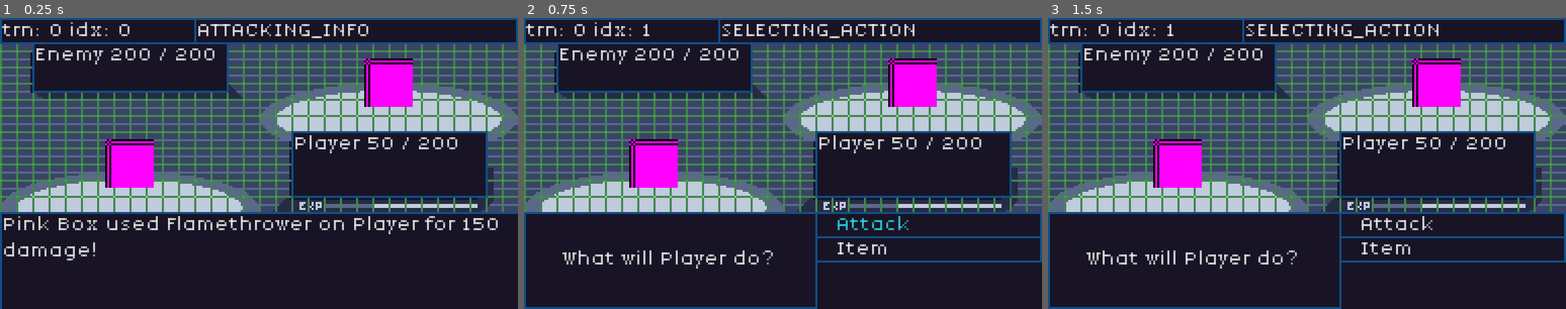
Above: before the commit, frames 1-3 (left to right).
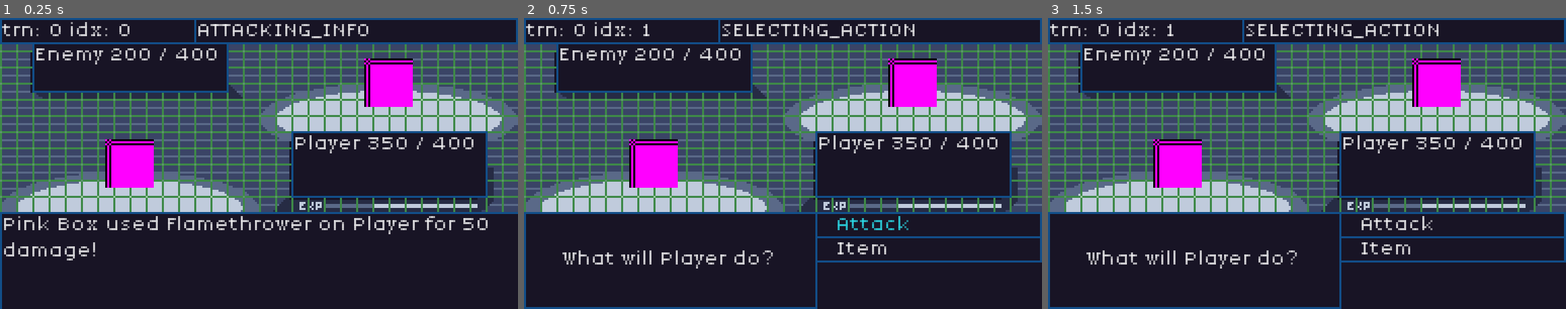
Above: after the commit, the same moments.

Repository: JakeTaussig/rpg-rougelike
Game: Godot game, scene res://scenes/battle.tscn
Two runs of this game, one before a commit and one after it. Both use one fixed random seed, a clock stepped at 60 frames per second and the inputs below.
Inputs:
- Up to frame 1 (0.25 s): no input
- Up to frame 2 (0.75 s): click "Continue" at 0.5 s
- Up to frame 3 (1.5 s): click "Continue" at 1.25 s

The runs differ from the first frame. In frame 1, 0.6% of the frame differs, in the area x 33-97%, y 10-73%; in frame 2, 0.5%; in frame 3, 0.5%.

Commit message:
Refactored state machine (#15)
* Refactored state machine

* Removed unnecessary code

* removed comments

* made status effect text more accurate

Diff:
--- a/scenes/battle.tscn
+++ b/scenes/battle.tscn
@@ -18,7 +18,6 @@
 
 [node name="PlayerPrompt" type="Label" parent="BottomBar"]
 unique_name_in_owner = true
-visible = false
 z_index = 1
 offset_top = 96.0
 offset_right = 144.0
@@ -32,7 +31,6 @@
 
 [node name="Action" type="VBoxContainer" parent="BottomBar"]
 unique_name_in_owner = true
-visible = false
 z_index = 2
 offset_left = 144.0
 offset_top = 96.0
@@ -42,6 +40,7 @@
 theme_override_constants/separation = 0
 
 [node name="Attack" type="Button" parent="BottomBar/Action"]
+unique_name_in_owner = true
 layout_mode = 2
 text = "   Attack"
 alignment = 0
@@ -53,7 +52,6 @@
 
 [node name="BattleStatus" type="Label" parent="BottomBar"]
 unique_name_in_owner = true
-visible = false
 offset_top = 96.0
 offset_right = 256.0
 offset_bottom = 144.0
@@ -167,9 +165,10 @@
 [node name="Player" parent="." instance=ExtResource("5_lpir7")]
 unique_name_in_owner = true
 position = Vector2(64, 72)
-max_hp = 200
-hp = 200
-type = 4
+max_hp = 400
+hp = 400
+speed = 20
+type = 5
 
 [node name="Enemies" type="Node2D" parent="."]
 unique_name_in_owner = true
@@ -180,9 +179,9 @@
 script = ExtResource("6_6vh42")
 ai_type = 2
 character_name = "Pink Box"
-max_hp = 200
+max_hp = 400
 hp = 200
-type = 1
+type = 6
 
 [node name="StateDisplay" type="Label" parent="."]
 unique_name_in_owner = true
--- a/scripts/battle.gd
+++ b/scripts/battle.gd
@@ -2,7 +2,7 @@
 var turn: int = 0
 var turn_order_index: int = 0
 var battle_participants = []
-enum State {SELECTING_ACTION, SELECTING_ATTACK, ENEMY_ATTACK, ATTACKING_INFO, GAME_END}
+enum State {SELECTING_ACTION, SELECTING_ATTACK, ENEMY_ATTACK, ATTACKING_INFO, INCREMENT_TURN, GAME_END}
 var state: State = State.SELECTING_ACTION
 var lastFocusedMoveIndex: int = 0
 
@@ -14,12 +14,12 @@
 	_init_moves()
 	_render_hp()
 	if battle_participants[turn_order_index].is_player:
-		_update_state(State.SELECTING_ACTION, "What will %s do?" % %Player.character_name)
+		_update_state(State.SELECTING_ACTION, ["What will %s do?" % %Player.character_name])
 	else:
 		_update_state(State.ENEMY_ATTACK)
 
 # The label_text can be turned into an Array of strings if we end up needing to pass multiple messages.
-func _update_state(new_state: State, label_text: String = ""):
+func _update_state(new_state: State, messages: Array = []):
 	var old_state = state
 	state = new_state
 	%StateDisplay.text = State.keys()[state]
@@ -27,8 +27,10 @@
 	if old_state == State.SELECTING_ACTION:
 		%PlayerPrompt.visible = false
 		%Action.visible = false
+
 	elif old_state == State.SELECTING_ATTACK:
 		%Moves.visible = false
+
 	elif old_state == State.ATTACKING_INFO:
 		if %Enemy.hp <= 0:
 			%BattleStatus.text = "%s defeated %s" % [%Player.character_name, %Enemy.character_name]
@@ -38,32 +40,50 @@
 			%BattleStatus.text = "%s defeated %s" % [%Enemy.character_name, %Player.character_name]
 			_update_state(State.GAME_END)
 			return
-		# Don't move this. This is specific to when both the old state and new state are ATTACKING_INFO
-		elif state == State.ATTACKING_INFO:
-			await _wait_for_action("ui_accept")
-			%BattleStatus.visible = false
+
 	if state == State.SELECTING_ACTION:
 		%PlayerPrompt.visible = true
-		%PlayerPrompt.text = label_text
+		%PlayerPrompt.text = messages[0]
 		%Action.visible = true
 		%Action.get_child(0).grab_focus()
+
 	elif state == State.SELECTING_ATTACK:
 		_render_moves()
 		%Moves.visible = true
 		%MovesMenu.get_child(lastFocusedMoveIndex).grab_focus()
+
 	elif state == State.ENEMY_ATTACK:
 		var enemy = battle_participants[turn_order_index]
 		var enemyMoveIdx = enemy.select_move()
 		if enemyMoveIdx != -1:
 			_on_move_selected(enemyMoveIdx, %Player)
 		else:
-			_update_state(State.ATTACKING_INFO, "%s can't attack!" % enemy.character_name)
+			_update_state(State.ATTACKING_INFO, ["%s can't attack!" % enemy.character_name])
+
 	elif state == State.ATTACKING_INFO:
 		_render_hp()
 		%BattleStatus.visible = true
-		%BattleStatus.text = label_text
+		var index = 0
+		for message in messages:
+			index += 1
+			%BattleStatus.visible = true
+			%BattleStatus.text = message
+			if not index == messages.size():
+				await _wait_for_action("ui_accept")
 		%ContinueButton.visible = true
 		%ContinueButton.grab_focus()
+
+	elif state == State.INCREMENT_TURN:
+		%ContinueButton.release_focus()
+		turn_order_index += 1
+		if turn_order_index == battle_participants.size():
+			turn_order_index = 0
+			turn += 1
+		if battle_participants[turn_order_index].is_player:
+			_update_state(State.SELECTING_ACTION, ["What will %s do?" % %Player.character_name])
+		else:
+			_update_state(State.ENEMY_ATTACK)
+
 	elif state == State.GAME_END:
 		%BattleStatus.visible = true
 		%ContinueButton.grab_focus()
@@ -90,31 +110,30 @@
 		_on_move_selected(index, %Enemy)
 
 func _on_move_selected(index: int, target: BattleParticipant) -> void:
-	var message: String = ""
+	var messages = []
 	var attacker: BattleParticipant = battle_participants[turn_order_index]
 	var results = attacker.use_move(index, target)
 	var used_move_name = results["move"].move_name
 	var damage = results["damage"]
 	var move_hit = results["move_hit"]
 	if not move_hit:
-		message = "%s missed %s!" % [attacker.character_name, used_move_name]
+		messages.append("%s missed %s!" % [attacker.character_name, used_move_name])
 	elif damage > 0:
 		var effectiveness_multiplier: float = attacker.get_effectiveness_modifier(attacker.moves[index], target)
-		message = "%s used %s on %s for %d damage!" % [attacker.character_name, used_move_name, target.character_name, damage]
-		_update_state(State.ATTACKING_INFO, message)
+		messages.append("%s used %s on %s for %d damage!" % [attacker.character_name, used_move_name, target.character_name, damage])
 
 		if effectiveness_multiplier > 1.0:
-			message = "%s was super effective!" % used_move_name
-			_update_state(State.ATTACKING_INFO, message)
+			messages.append("%s was super effective!" % used_move_name)
+
 		elif effectiveness_multiplier < 1.0:
-			message = "%s was not very effective!" % used_move_name
-			_update_state(State.ATTACKING_INFO, message)
+			messages.append("%s was not very effective!" % used_move_name)
+
 	# This should only be status effects for now
 	else:
 		var status_effect_string = String(MovesData.StatusEffect.find_key(target.status_effect)).to_lower()
-		message = "%s applied %s on %s!" % [attacker.character_name, status_effect_string, target.character_name]
-		_update_state(State.ATTACKING_INFO, message)
+		messages.append("%s used %s and applied %s on %s!" % [attacker.character_name, used_move_name, status_effect_string, target.character_name])
 
+	_update_state(State.ATTACKING_INFO, messages)
 
 func _render_hp() -> void:
 	%EnemyPanel.text = "Enemy " + str(%Enemy.hp) + " / " + str(%Enemy.max_hp)
@@ -122,19 +141,10 @@
 
 func _on_continue_button_pressed() -> void:
 	if state == State.ATTACKING_INFO:
-		_increment_turn_order()
-	elif state == State.GAME_END:
+		_update_state(State.INCREMENT_TURN)
+	if state == State.GAME_END:
+		await _wait_for_action("ui_accept")
 		get_tree().quit()
-
-func _increment_turn_order():
-	turn_order_index += 1
-	if turn_order_index == battle_participants.size():
-		turn_order_index = 0
-		turn += 1
-	if battle_participants[turn_order_index].is_player:
-		_update_state(State.SELECTING_ACTION, "What will %s do?" % %Player.character_name)
-	else:
-		_update_state(State.ENEMY_ATTACK)
 
 func _on_attack_pressed() -> void:
 	if state == State.SELECTING_ACTION:
